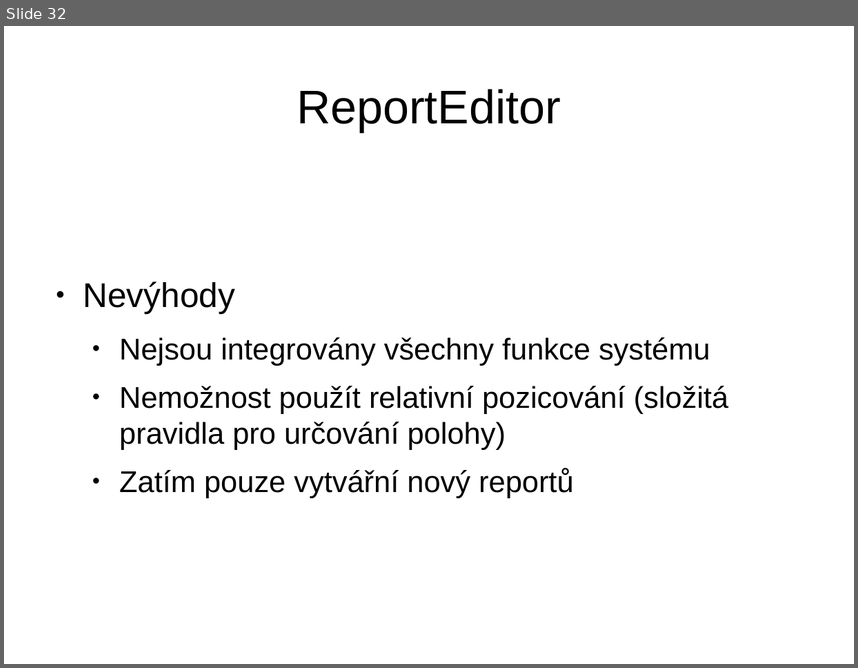
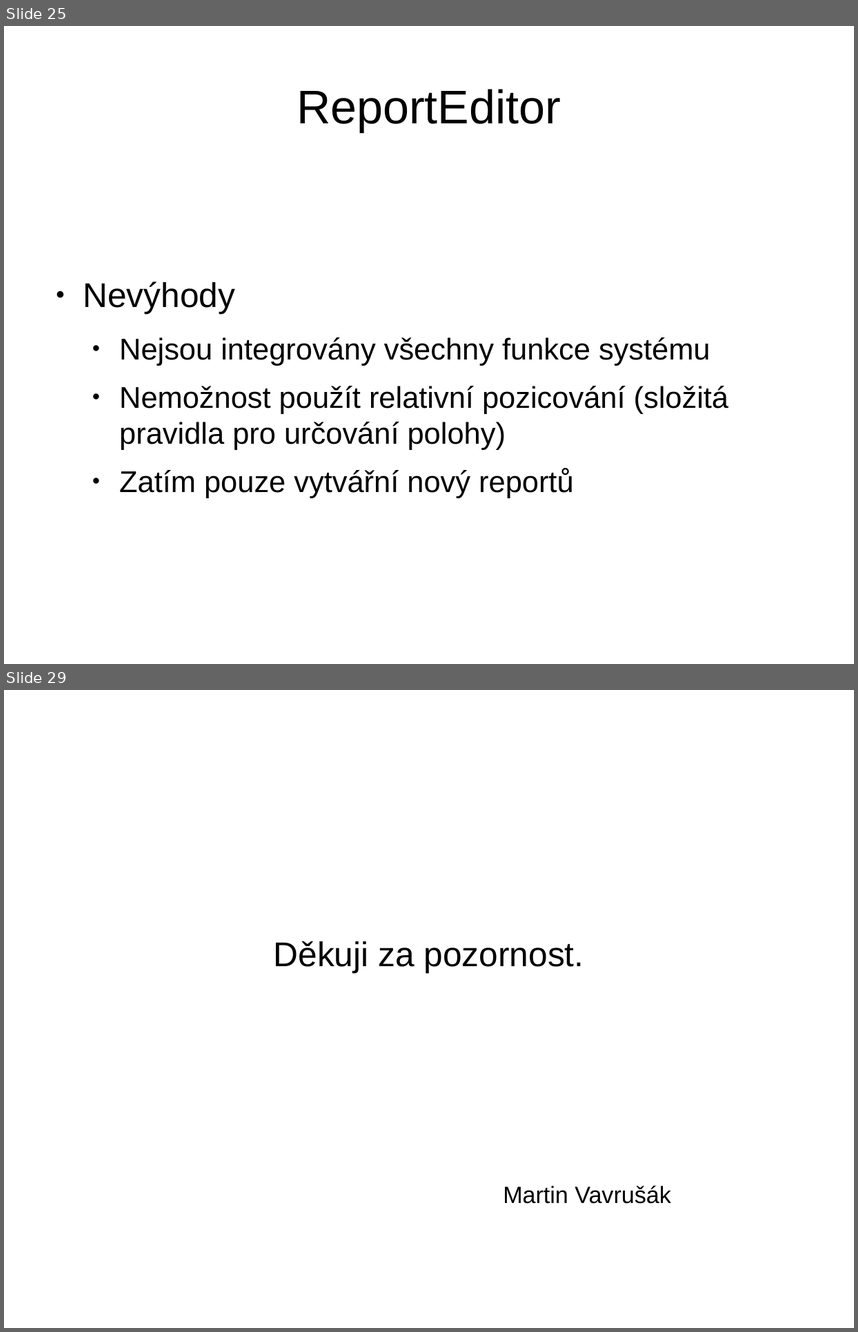
Before and after one commit to martin-vavrusak/mgr_statnice, a slide deck: !prezentace/vavrusak_WYSIVYG.odp. Shown one above the other, each under a label of ours: slide 32 before the commit, slides 25 and 29 after it; the slides between them are not shown. The pictures are 858x668 and 858x1332 pixels, drawn with LibreOffice and Linux fonts; fonts in the diff are those of the drawing. Boxes give left, top, right and bottom in pixels: in the first picture for what was removed or moved away, otherwise in the second. Text is boxed around its words. In the diff, an @@ line names an element or a change of style, - is before the commit and + after.

```diff
--- a/!prezentace/vavrusak_WYSIVYG.odp
+++ b/!prezentace/vavrusak_WYSIVYG.odp
@@ slide 29 added at bbox=[4, 690, 854, 1328], background #FFFFFF @@
@@ subtitle added at bbox=[274, 940, 671, 1203], 32 pt, text #000000 @@
+Děkuji za pozornost.
+Martin Vavrušák
@@ what was slide 32 is now slide 25 @@
```
Also in this commit, not shown: 8 slides changed, 5 other slides added, 12 slides removed.
